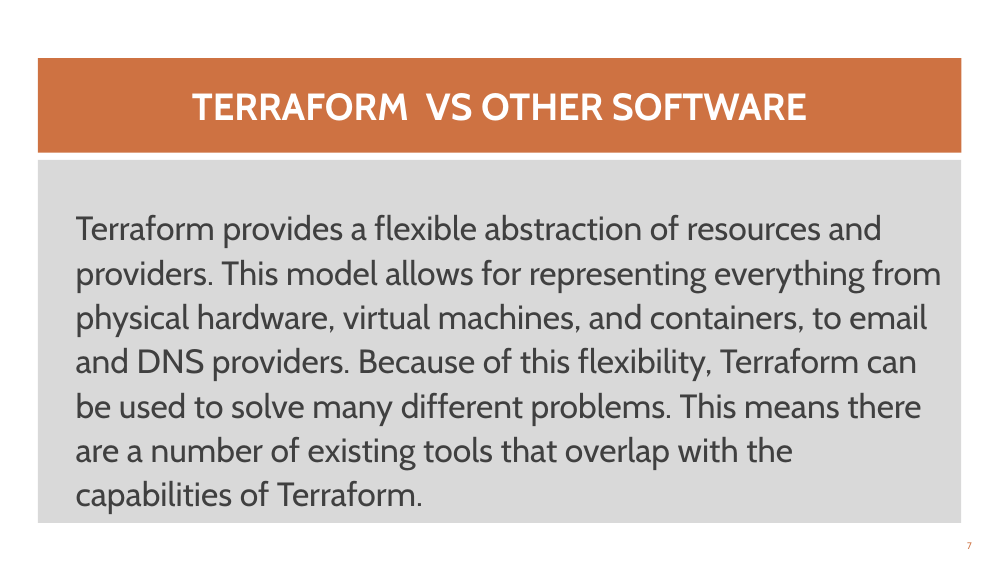
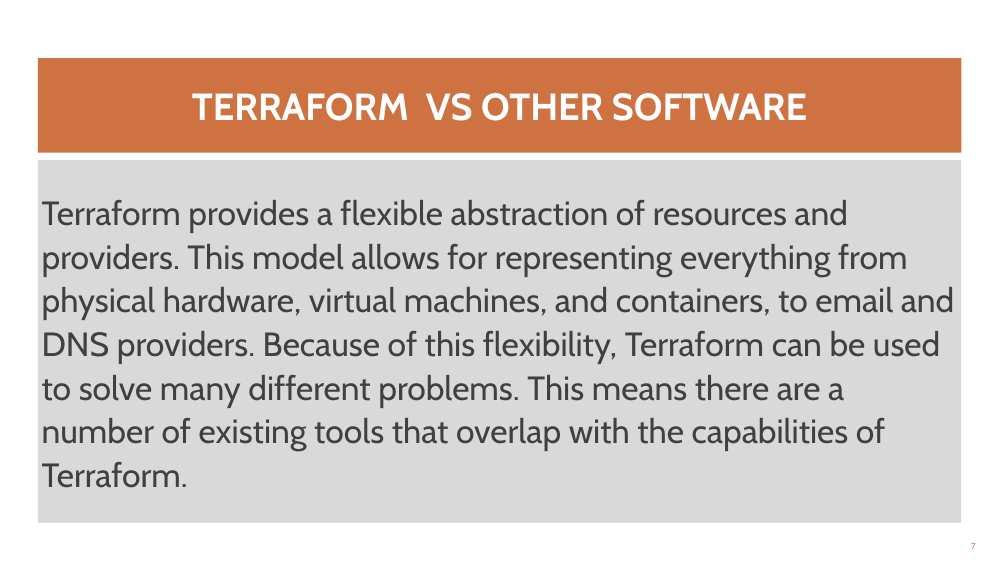
Before and after one commit to prkatta/dotraining, a slide deck: slide 7 of Session-17/Terraform/Terraform_Nutshell.pptx. Drawn at 1008x567 pixels with LibreOffice and Linux fonts; fonts in the diff are those of the drawing. Boxes give left, top, right and bottom in pixels: in the first picture for what was removed or moved away, otherwise in the second. Text is boxed around its words. In the diff, an @@ line names an element or a change of style, - is before the commit and + after.

```diff
--- a/Session-17/Terraform/Terraform_Nutshell.pptx
+++ b/Session-17/Terraform/Terraform_Nutshell.pptx
@@ rectangle "Terraform provides a flexible abstraction ..." at <box>38,160,962,523</box>: line spacing 1.1 to 1.08; less space between paragraphs @@
@@ page number at <box>971,543,976,549</box>: font Cabin to Calibri @@
```
Also in this commit, not shown: 10 other slides changed, 1 slide removed, 4 other files.
